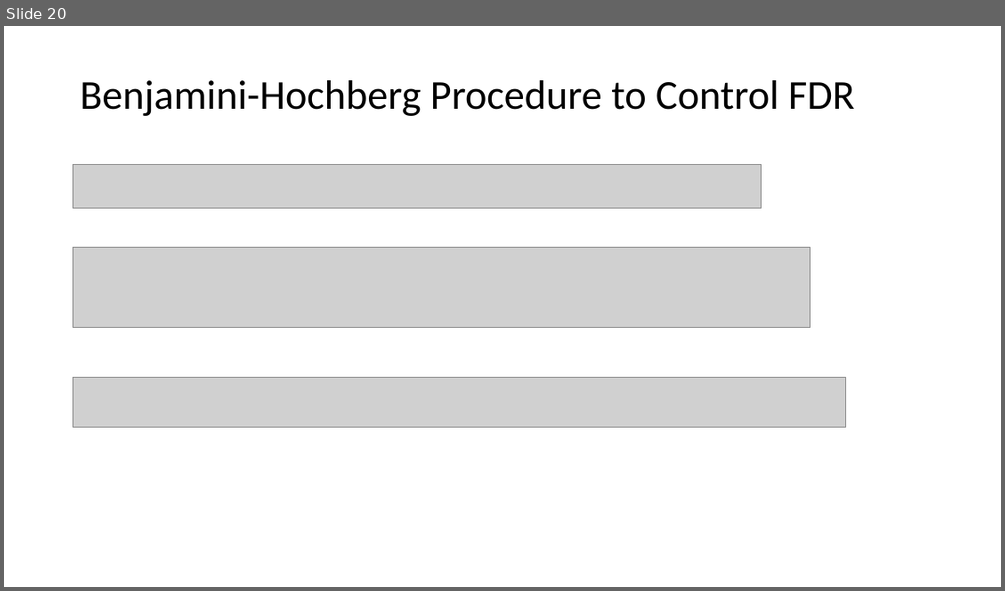
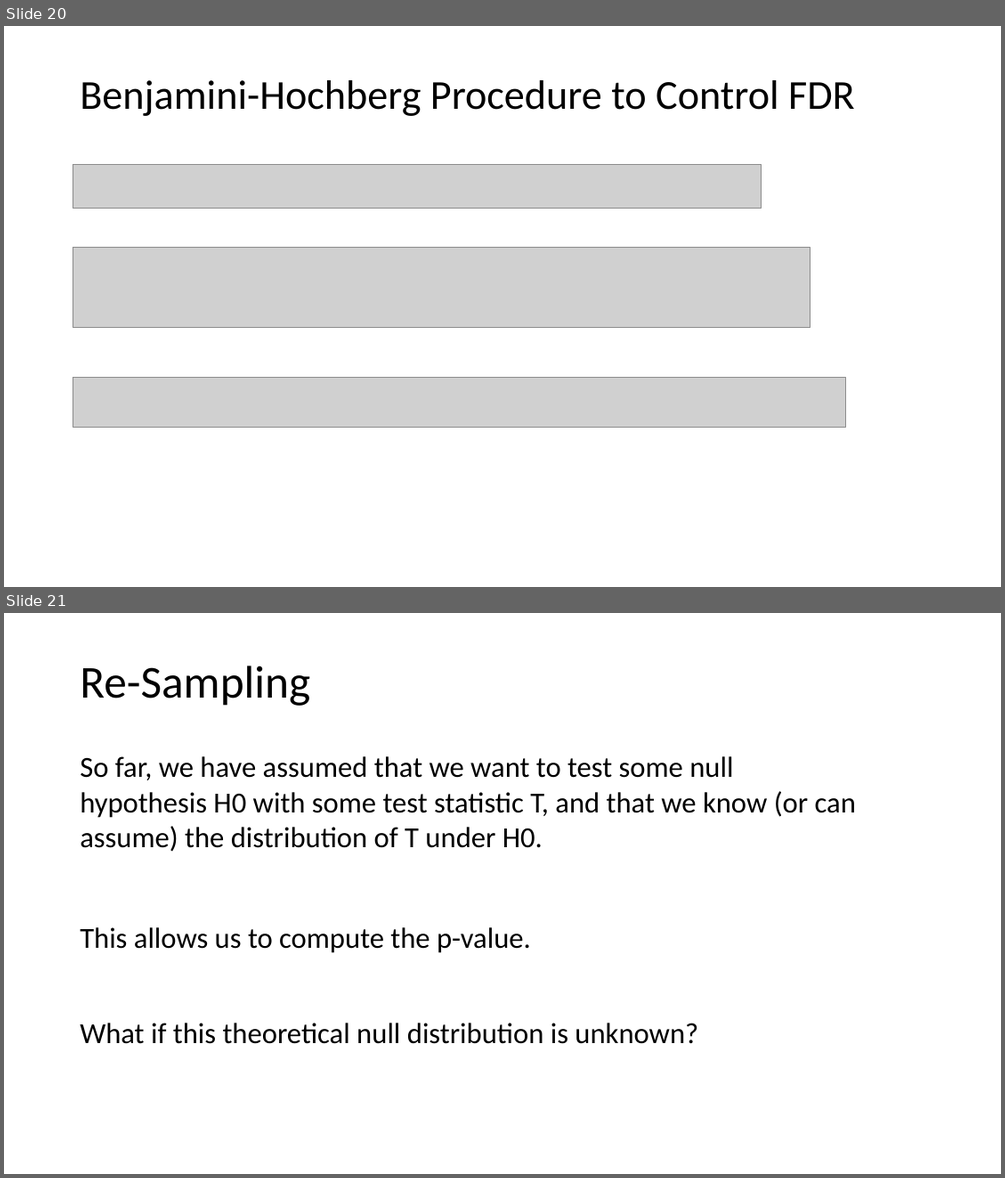
Before and after one commit to tianzheng4/tianzheng4.github.io, a slide deck: _umkc-teaching/slides/Lecture13.pptx. Shown one above the other, each under a label of ours: slide 20 before the commit, slides 20 and 21 after it. The pictures are 1005x591 and 1005x1178 pixels, drawn with LibreOffice and Linux fonts; fonts in the diff are those of the drawing; grey boxes stand for pictures. Boxes give left, top, right and bottom in pixels: in the first picture for what was removed or moved away, otherwise in the second. Text is boxed around its words. In the diff, an @@ line names an element or a change of style, - is before the commit and + after.

```diff
--- a/_umkc-teaching/slides/Lecture13.pptx
+++ b/_umkc-teaching/slides/Lecture13.pptx
@@ slide 21 added at (4,613,1001,1174), background #FFFFFF @@
@@ title added at (80,666,310,706), 44 pt, text #000000 @@
+Re-Sampling
@@ text added at (80,756,856,852), 28 pt, text #000000 @@
+So far, we have assumed that we want to test some null hypothesis H0 with some test statistic T, and that we know (or can assume) the distribution of T under H0.
@@ text added at (80,927,531,953), 28 pt, text #000000 @@
+This allows us to compute the p-value.
@@ text added at (80,1022,698,1044), 28 pt, text #000000 @@
+What if this theoretical null distribution is unknown?
```
Also in this commit, not shown: 4 other slides added, 1 slide removed, 1 other file.
